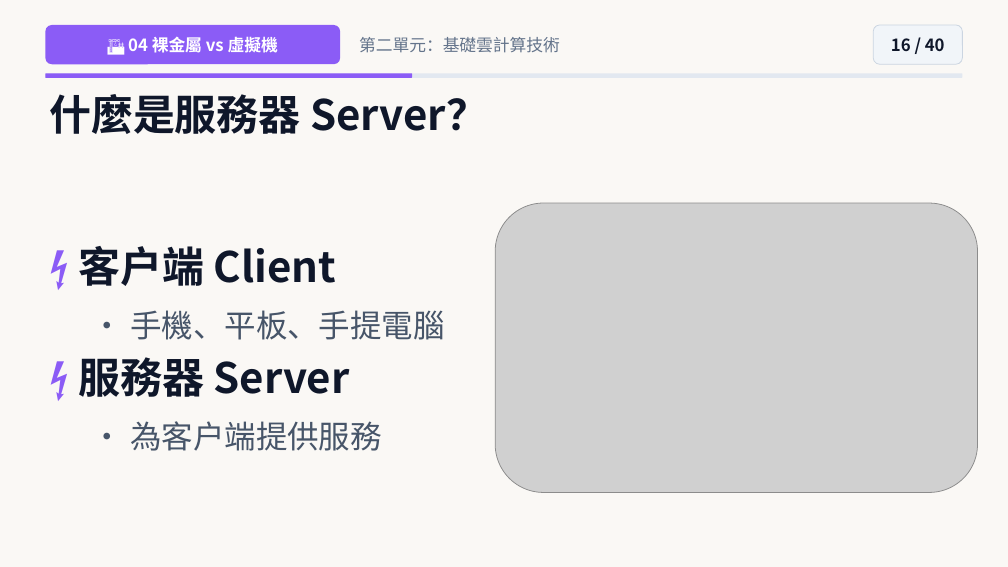
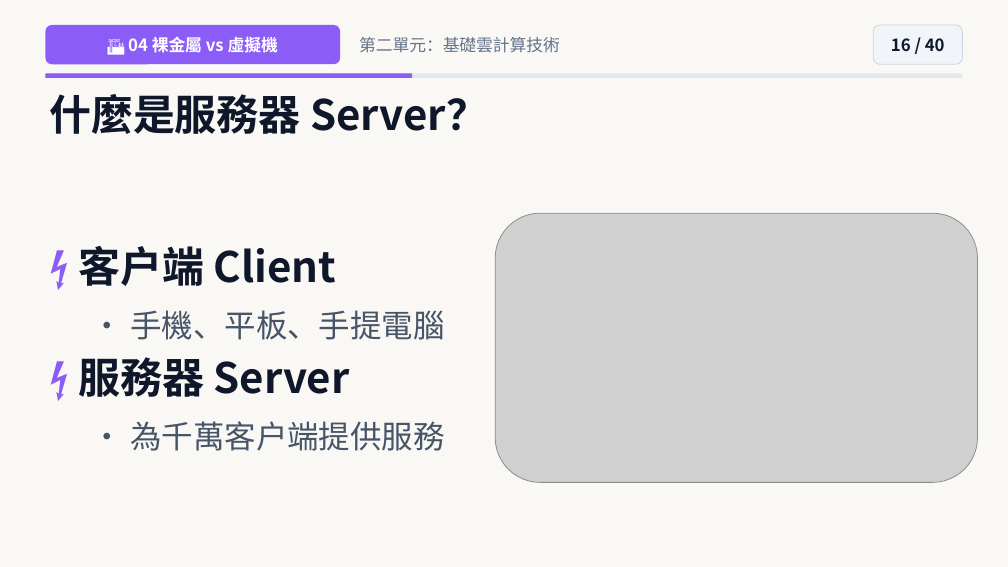
Before and after one commit to joe-ging/seed-cloud-curriculum, a slide deck: slide 16 of downloads/Deck01_Cloud_Level2_NextGen_Pixar_Theme.pptx. Drawn at 1008x567 pixels with LibreOffice and Linux fonts; fonts in the diff are those of the drawing; grey boxes stand for pictures. Boxes give left, top, right and bottom in pixels: in the first picture for what was removed or moved away, otherwise in the second. Text is boxed around its words. In the diff, an @@ line names an element or a change of style, - is before the commit and + after.

```diff
--- a/downloads/Deck01_Cloud_Level2_NextGen_Pixar_Theme.pptx
+++ b/downloads/Deck01_Cloud_Level2_NextGen_Pixar_Theme.pptx
@@ picture: place and size @@
-picture at [495, 203, 978, 493]
+picture at [495, 213, 978, 482]
@@ text at [130, 421, 445, 451]: text changed @@
-• 為客戶端提供服務
+• 為千萬客戶端提供服務
```
Also in this commit, not shown: 22 other slides changed, 24 other files.
